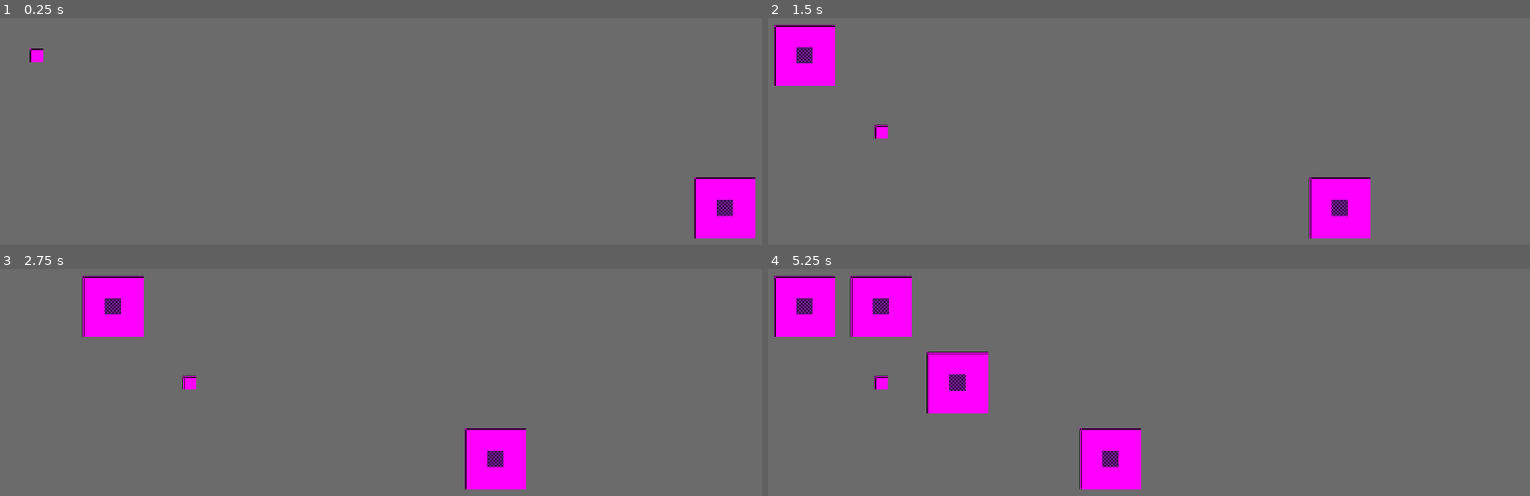
Above: before the commit, frames 1-4 (two rows, left to right).
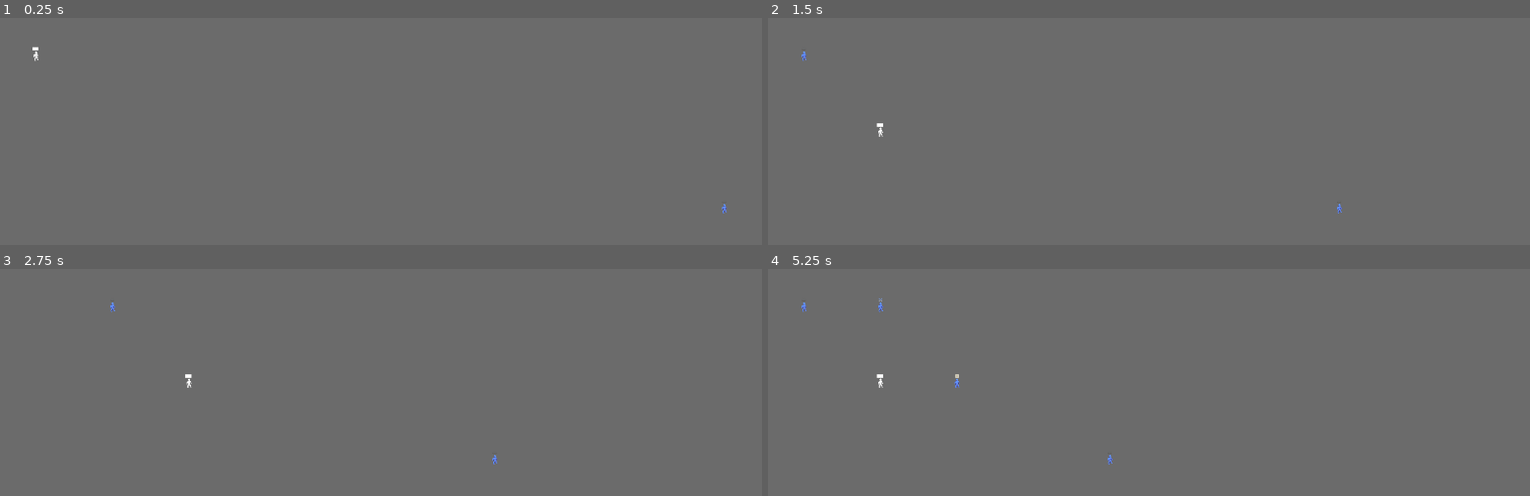
Above: after the commit, the same moments.

Repository: Jusbusy/game-off-2025
Game: Godot game, scene res://Scenes/game.tscn
Two runs of this game, one before a commit and one after it. Both use one fixed random seed, a clock stepped at 60 frames per second and the inputs below.
Inputs:
- Up to frame 1 (0.25 s): no input
- Up to frame 2 (1.5 s): tap Enter (end_turn) at 0.5, 0.6 s; hold D (move_right) 0.53-1.28 s; tap Space (order_summon) at 1.25 s; hold S (move_down) from 1.28 s (still down); tap 2 (order_attack_paper) at 1.35 s
- Up to frame 3 (2.75 s): tap Enter (end_turn) at 2 s; release S (move_down) at 2.03 s; hold D (move_right) from 2.03 s (still down); tap 1 (order_attack_rock) at 2.1 s
- Up to frame 4 (5.25 s): tap Space (order_summon) at 2.75, 3.6, 4.25 s; release D (move_right) at 2.78 s; hold W (move_up) 2.78-3.53 s; tap 3 (order_attack_scissors) at 2.85 s; tap Enter (end_turn) at 3.5, 4.35 s; hold A (move_left) 3.53-5.03 s; hold S (move_down) from 5.03 s (still down); tap 2 (order_attack_paper) at 5.1 s

The runs differ from the first frame. In frame 1, 2.3% of the frame differs, in the area x 3-100%, y 12-98%; in frame 2, 4.5%; in frame 3, 4.5%; in frame 4, 8.9%, in the area x 0-49%, y 3-98%.
Error in both runs: Invalid access to property or key 'is_enemy' on a base object of type 'Node2D (player.gd)'. (res://unit.gd:45)

Commit message:
Added test assets

Diff:
--- a/player.tscn
+++ b/player.tscn
@@ -1,12 +1,11 @@
 [gd_scene load_steps=3 format=3 uid="uid://d0gtwpl0brl74"]
 
 [ext_resource type="Script" uid="uid://djgx0xcwq1812" path="res://player.gd" id="1_4flbx"]
-
-[sub_resource type="PlaceholderTexture2D" id="PlaceholderTexture2D_sh265"]
-size = Vector2(20, 20)
+[ext_resource type="Texture2D" uid="uid://m111nq3uuptd" path="res://Flagbearer.png" id="2_onrkg"]
 
 [node name="Player" type="Node2D"]
 script = ExtResource("1_4flbx")
 
 [node name="Sprite2D" type="Sprite2D" parent="."]
-texture = SubResource("PlaceholderTexture2D_sh265")
+texture_filter = 1
+texture = ExtResource("2_onrkg")
--- a/unit.tscn
+++ b/unit.tscn
@@ -2,15 +2,13 @@
 
 [ext_resource type="Script" uid="uid://da1eoycqb3jxt" path="res://unit.gd" id="1_btf8p"]
 [ext_resource type="Texture2D" uid="uid://f16gwyyvytur" path="res://Attack Sprites/RockAttackIcon.png" id="2_ctwoc"]
-
-[sub_resource type="PlaceholderTexture2D" id="PlaceholderTexture2D_btf8p"]
-size = Vector2(90, 90)
+[ext_resource type="Texture2D" uid="uid://c2ck1svw21cin" path="res://Friendly.png" id="2_davkp"]
 
 [node name="Unit" type="Node2D"]
 script = ExtResource("1_btf8p")
 
 [node name="MainSprite" type="Sprite2D" parent="."]
-texture = SubResource("PlaceholderTexture2D_btf8p")
+texture = ExtResource("2_davkp")
 
 [node name="AttackIcon" type="Sprite2D" parent="."]
 texture_filter = 1
Binary file changed: Attack Sprites/PaperAttackIcon.png
Binary file changed: Attack Sprites/RockAttackIcon.png
Binary file changed: Attack Sprites/ScissorsAttackIcon.png
Binary file added: Enemy.png
Not shown, added: Enemy.png.import
Binary file added: Flagbearer.png
Not shown, added: Flagbearer.png.import
Binary file added: Friendly.png
Not shown, added: Friendly.png.import
